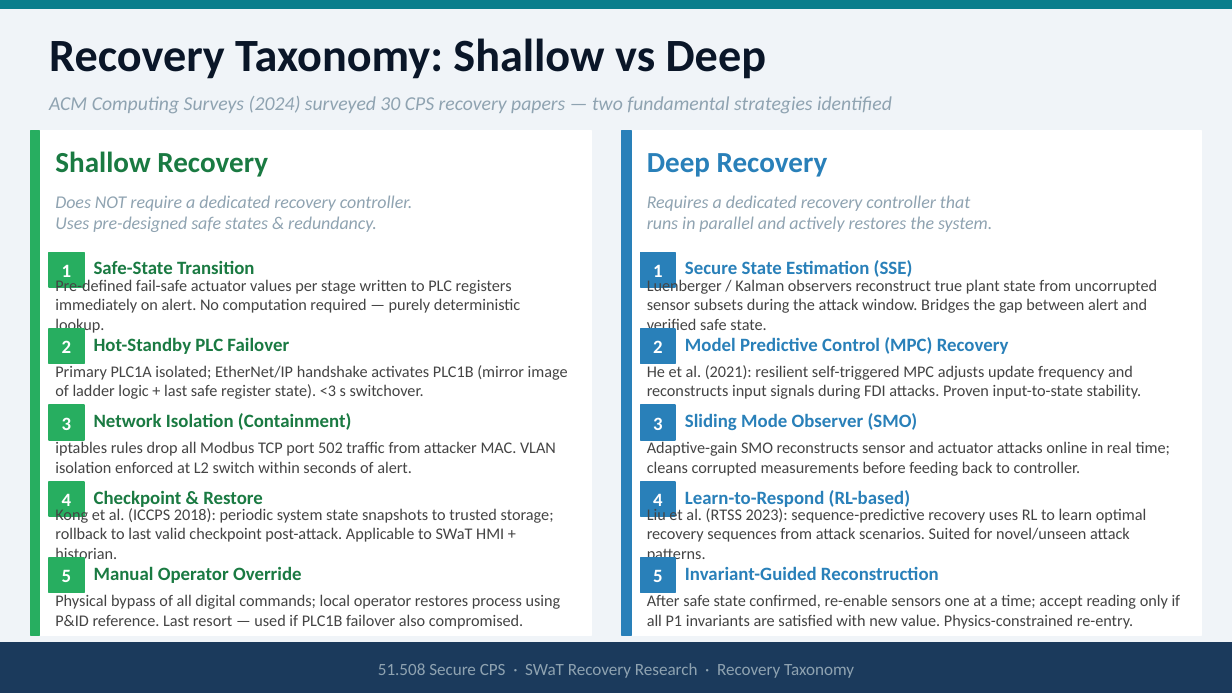
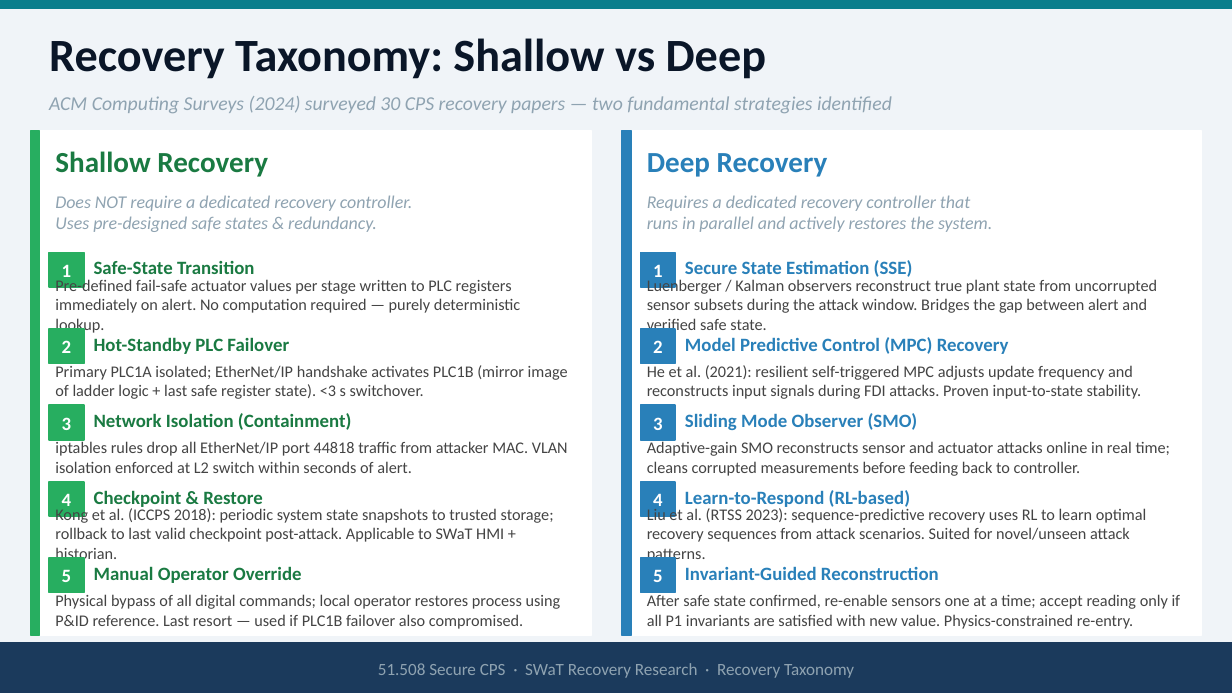
Before and after one commit to kinwee/swat-cps-project, a slide deck: slide 31 of slides/swat_with_images.pptx. Drawn at 1232x693 pixels with LibreOffice and Linux fonts; fonts in the diff are those of the drawing. Boxes give left, top, right and bottom in pixels: in the first picture for what was removed or moved away, otherwise in the second. Text is boxed around its words. In the diff, an @@ line names an element or a change of style, - is before the commit and + after.

```diff
--- a/slides/swat_with_images.pptx
+++ b/slides/swat_with_images.pptx
@@ text at (x1=55, y1=440, x2=568, y2=473): text changed @@
-iptables rules drop all Modbus TCP port 502 traffic from attacker MAC. VLAN isolation enforced at L2 switch within seconds of alert.
+iptables rules drop all EtherNet/IP port 44818 traffic from attacker MAC. VLAN isolation enforced at L2 switch within seconds of alert.
```
Also in this commit, not shown: 19 other slides changed, 2 other files.
